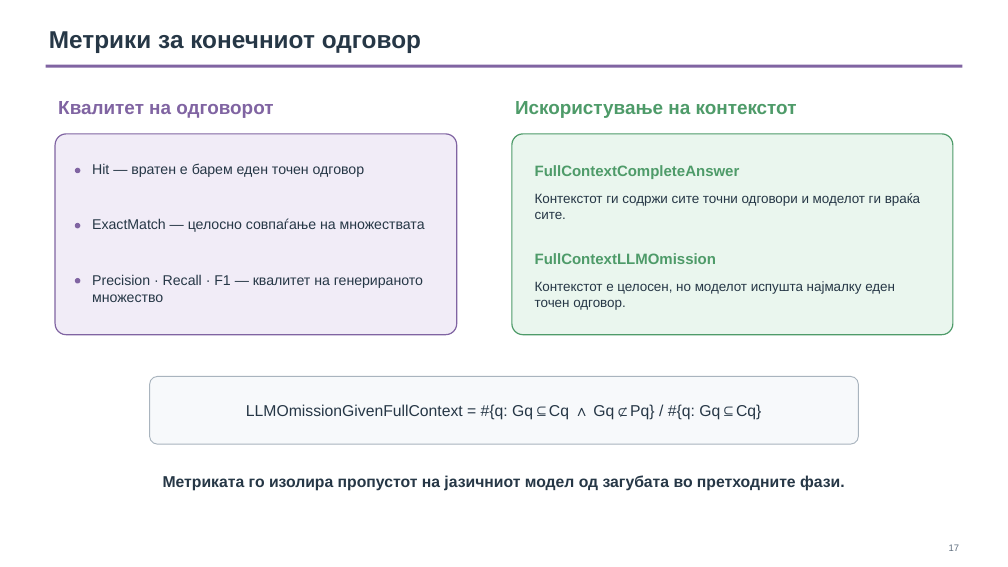
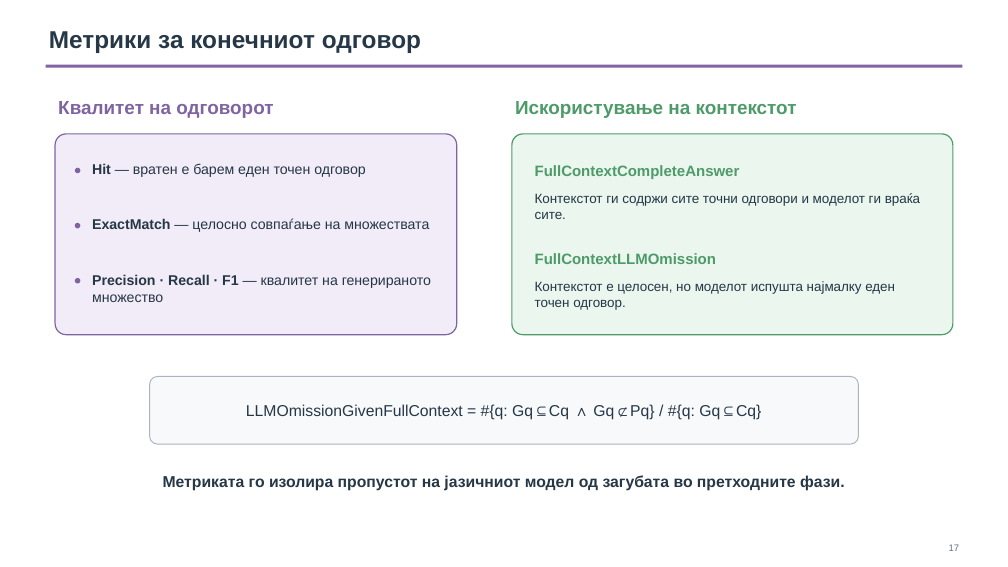
Before and after one commit to Itonkdong/graphragx, a slide deck: slide 17 of metadata/presentation/thesis_defense_presentation.pptx. Drawn at 1008x567 pixels with LibreOffice and Linux fonts; fonts in the diff are those of the drawing. Boxes give left, top, right and bottom in pixels: in the first picture for what was removed or moved away, otherwise in the second. Text is boxed around its words. In the diff, an @@ line names an element or a change of style, - is before the commit and + after.

```diff
--- a/metadata/presentation/thesis_defense_presentation.pptx
+++ b/metadata/presentation/thesis_defense_presentation.pptx
@@ text "Hit — вратен е барем ..." at [92, 163, 366, 177]: bold on in "Hit" @@
@@ text "ExactMatch — целосно совпаѓање на ..." at [92, 218, 429, 232]: bold on in "ExactMatch" @@
@@ text "Precision · Recall · F1 ..." at [92, 274, 431, 302]: bold on in "Precision · Recall · F1" @@
```
Also in this commit, not shown: 10 other slides changed.
